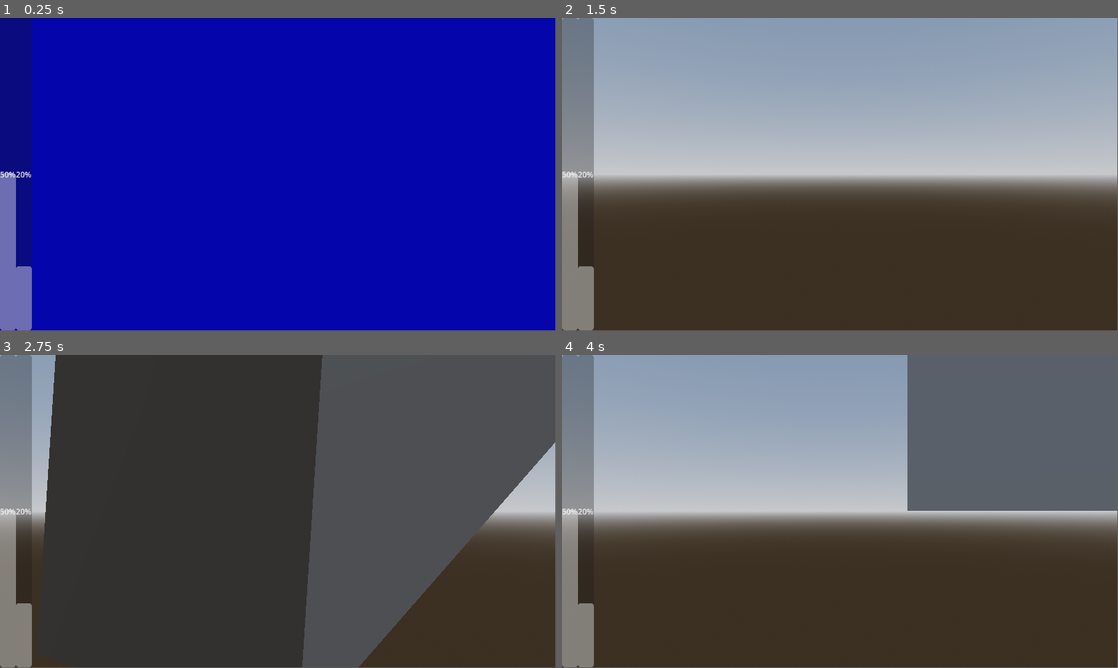
Above: before the commit, frames 1-4 (two rows, left to right).
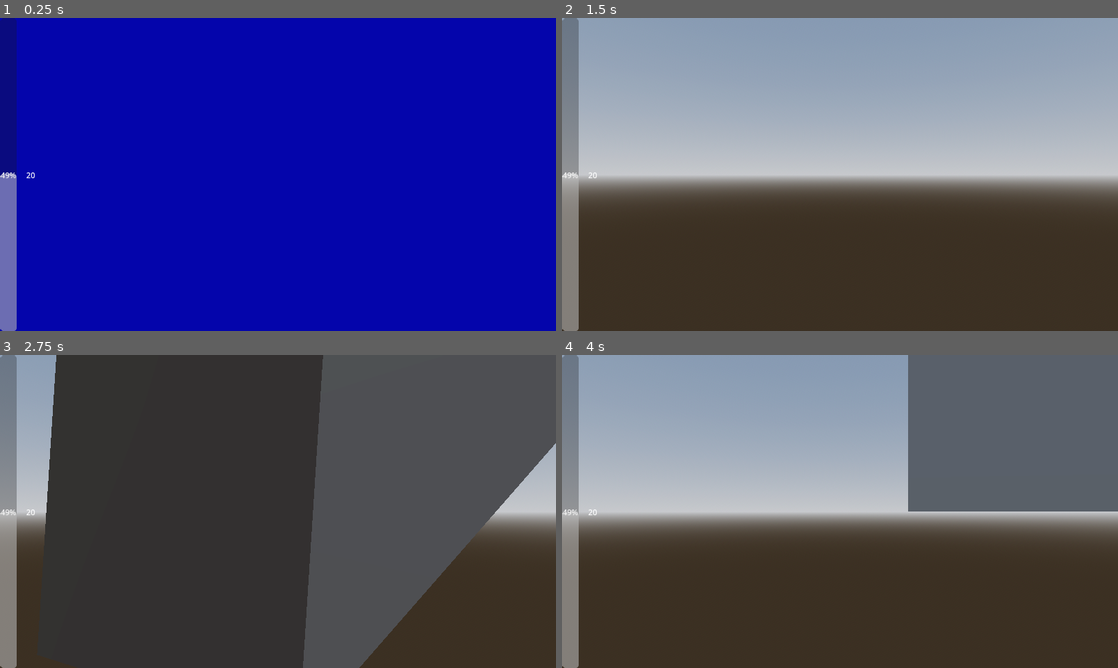
Above: after the commit, the same moments.

Repository: RyujinDraknir/GGJ-2024
Game: Godot game, scene res://scenes/main.tscn
Same seed, same stepped clock (60 frames per second), same inputs: the game is played once before the commit and once after it.
Inputs:
- Up to frame 1 (0.25 s): no input
- Up to frame 2 (1.5 s): tap Enter at 0.5 s; hold D (right) 0.53-1.28 s; tap V (bad, bound only after the commit) at 0.6 s; tap N (good, bound only after the commit) at 0.8, 1.35 s; tap Space at 1.25 s; hold S (down) from 1.28 s (still down)
- Up to frame 3 (2.75 s): tap B (neutral, bound only after the commit) at 1.55, 2.1 s; tap Enter at 2 s; release S (down) at 2.03 s; hold D (right) from 2.03 s (still down); tap V (bad, bound only after the commit) at 2.3 s
- Up to frame 4 (4 s): release D (right) at 2.78 s; hold W (up) 2.78-3.53 s; tap E (zoom) at 2.85 s; tap N (good, bound only after the commit) at 3.05 s; hold A (left) from 3.53 s (still down); tap V (bad, bound only after the commit) at 3.6 s; tap B (neutral, bound only after the commit) at 3.8 s
In our replay, the window is 799x449 before the commit and 800x450 after it. These sizes can differ from the game's own. Grey fills any space a smaller window leaves; there, only what the larger window draws over its background counts as a difference.

The runs differ from the first frame. In frame 1, 2.8% of the frame differs, in the area x 0-7%, y 0-100%; in frame 2, 2.2%; in frame 3, 2.6%; in frame 4, 2.4%.

Commit message:
add state component

Diff:
--- a/prefabScenes/legality_component.tscn
+++ b/prefabScenes/legality_component.tscn
@@ -4,3 +4,4 @@
 
 [node name="LegalityComponent" type="Node"]
 script = ExtResource("1_vtk73")
+tempvar = 100
--- a/prefabScenes/player.tscn
+++ b/prefabScenes/player.tscn
@@ -1,10 +1,11 @@
-[gd_scene load_steps=6 format=3 uid="uid://caabi8447msyu"]
+[gd_scene load_steps=7 format=3 uid="uid://caabi8447msyu"]
 
 [ext_resource type="Script" path="res://scripts/player.gd" id="1_qcp51"]
 [ext_resource type="PackedScene" uid="uid://bpgcs28uus8de" path="res://prefabScenes/player_hud.tscn" id="2_667rt"]
 [ext_resource type="PackedScene" uid="uid://biiyngiixbliu" path="res://prefabScenes/audiomate_component.tscn" id="3_8h2gm"]
 [ext_resource type="Script" path="res://scripts/player_hud.gd" id="3_dgj4a"]
 [ext_resource type="PackedScene" uid="uid://dhufb7areltba" path="res://prefabScenes/legality_component.tscn" id="3_k5xr4"]
+[ext_resource type="PackedScene" uid="uid://du251lp8qktqv" path="res://prefabScenes/state_component.tscn" id="4_ablc5"]
 
 [node name="Player" type="CharacterBody3D"]
 script = ExtResource("1_qcp51")
@@ -24,5 +25,7 @@
 [node name="AudiomateComponent" parent="." instance=ExtResource("3_8h2gm")]
 start_audiomate = 20.0
 
+[node name="StateComponent" parent="." instance=ExtResource("4_ablc5")]
+
 [node name="PlayerHUD" parent="." instance=ExtResource("2_667rt")]
 script = ExtResource("3_dgj4a")
--- a/prefabScenes/player_hud.tscn
+++ b/prefabScenes/player_hud.tscn
@@ -10,13 +10,23 @@
 
 [node name="LegalityProgressBar" type="ProgressBar" parent="."]
 layout_mode = 1
+anchors_preset = 4
+anchor_top = 0.5
+anchor_bottom = 0.5
+offset_top = -324.0
 offset_right = 33.0
-offset_bottom = 648.0
+offset_bottom = 324.0
+grow_vertical = 2
 fill_mode = 3
 
-[node name="AudiomateProgressBar" type="ProgressBar" parent="."]
+[node name="AudiomateLabel" type="Label" parent="."]
 layout_mode = 1
-offset_left = 33.0
-offset_right = 66.0
-offset_bottom = 648.0
-fill_mode = 3
+anchors_preset = 4
+anchor_top = 0.5
+anchor_bottom = 0.5
+offset_left = 53.0
+offset_top = -11.5
+offset_right = 93.0
+offset_bottom = 11.5
+grow_vertical = 2
+text = "NULL"
--- /dev/null
+++ b/prefabScenes/state_component.tscn
@@ -0,0 +1,6 @@
+[gd_scene load_steps=2 format=3 uid="uid://du251lp8qktqv"]
+
+[ext_resource type="Script" path="res://scripts/state_component.gd" id="1_juqkd"]
+
+[node name="StateComponent" type="Node"]
+script = ExtResource("1_juqkd")
--- a/project.godot
+++ b/project.godot
@@ -14,6 +14,11 @@
 run/main_scene="res://scenes/main.tscn"
 config/features=PackedStringArray("4.2", "Forward Plus")
 config/icon="res://icon.svg"
+
+[display]
+
+window/stretch/mode="viewport"
+window/stretch/aspect="expand"
 
 [input]
 
@@ -56,3 +61,18 @@
 "events": [Object(InputEventKey,"resource_local_to_scene":false,"resource_name":"","device":-1,"window_id":0,"alt_press …(183 unchanged characters)…
 ]
 }
+bad={
+"deadzone": 0.5,
+"events": [Object(InputEventKey,"resource_local_to_scene":false,"resource_name":"","device":-1,"window_id":0,"alt_pressed":false,"shift_pressed":false,"ctrl_pressed":false,"meta_pressed":false,"pressed":false,"keycode":0,"physical_keycode":86,"key_label":0,"unicode":118,"echo":false,"script":null)
+]
+}
+neutral={
+"deadzone": 0.5,
+"events": [Object(InputEventKey,"resource_local_to_scene":false,"resource_name":"","device":-1,"window_id":0,"alt_pressed":false,"shift_pressed":false,"ctrl_pressed":false,"meta_pressed":false,"pressed":false,"keycode":0,"physical_keycode":66,"key_label":0,"unicode":98,"echo":false,"script":null)
+]
+}
+good={
+"deadzone": 0.5,
+"events": [Object(InputEventKey,"resource_local_to_scene":false,"resource_name":"","device":-1,"window_id":0,"alt_pressed":false,"shift_pressed":false,"ctrl_pressed":false,"meta_pressed":false,"pressed":false,"keycode":0,"physical_keycode":78,"key_label":0,"unicode":110,"echo":false,"script":null)
+]
+}
--- a/scripts/audiomate_component.gd
+++ b/scripts/audiomate_component.gd
@@ -1,10 +1,9 @@
 extends Node
 class_name AudiomateComponent
 
-signal legality_changed(current_value, max_value)
-signal lose()
+signal audiomate_changed(current_value, max_audiomate)
 
-@export var max_audiomate : float = 100
+@export var max_audiomate : float = 8000000000
 @export var start_audiomate : float = 10
 var current_audiomate : float
 
--- a/scripts/legality_component.gd
+++ b/scripts/legality_component.gd
@@ -3,6 +3,9 @@
 
 signal legality_changed(current_value, max_value)
 signal lose()
+
+@onready var state_component = $"../StateComponent"
+@onready var audiomate_component = $"../AudiomateComponent"
 
 @export var max_legality : float = 100
 @export var start_legality : float = 10
@@ -27,5 +30,15 @@
 		on_lose()
 	emit_signal("legality_changed", current_legality, max_legality)
 
+
+@export var tempvar = 1
+func _process(delta):
+	if state_component.bad:
+		subtract((delta*2)*(audiomate_component.current_audiomate)/tempvar)
+	elif state_component.neutral:
+		subtract((delta*0.5)*(audiomate_component.current_audiomate)/tempvar)
+	elif state_component.good:
+		add((delta*0.5)*(audiomate_component.current_audiomate)/tempvar)
+
 func on_lose():
 	print("you lost")
--- a/scripts/player.gd
+++ b/scripts/player.gd
@@ -5,8 +5,8 @@
 
 @onready var raycast = $Pivot/Camera3D/RayCast3D
 
-@onready var legality_component = $LegalityComponent
-
+@onready var audiomate_component = $AudiomateComponent
+@onready var state_component = $StateComponent
 
 const SENS_SPEED = 3.0
 const ZOOM_SENS_SPEED = 2.0
@@ -29,9 +29,18 @@
 		zoom = !zoom
 
 	if Input.is_action_just_pressed("add"):
-		legality_component.add(10)
+		audiomate_component.add(10)
 	if Input.is_action_just_pressed("subtract"):
-		legality_component.subtract(10)
+		audiomate_component.subtract(10)
+
+
+	if Input.is_action_just_pressed("bad"):
+		state_component.state_is_bad()
+	if Input.is_action_just_pressed("neutral"):
+		state_component.state_is_neutral()
+	if Input.is_action_just_pressed("good"):
+		state_component.state_is_good()
+
 	var canRotate = round(rad_to_deg(targetRotation.y)) == round(pivot.rotation_degrees.y)
 	if canRotate && Input.is_action_just_pressed("left"):
 		targetRotation = pivot.rotation
--- a/scripts/player_hud.gd
+++ b/scripts/player_hud.gd
@@ -1,7 +1,8 @@
 extends Control
 
 @onready var legality_bar = $LegalityProgressBar
-@onready var audiomate_bar = $AudiomateProgressBar
+
+@onready var audiomate_label = $AudiomateLabel
 
 @onready var legality_component = $"../LegalityComponent"
 @onready var audiomate_component = $"../AudiomateComponent"
@@ -11,14 +12,12 @@
 	legality_bar.value = legality_component.current_legality
 	legality_component.legality_changed.connect(_on_legality_component_legality_changed)
 
-	audiomate_bar.max_value = audiomate_component.max_audiomate
-	audiomate_bar.value = audiomate_component.current_audiomate
-	audiomate_component.legality_changed.connect(_on_audiomate_component_audiomate_component)
+	audiomate_label.text = str(audiomate_component.current_audiomate)
+	audiomate_component.audiomate_changed.connect(_on_audiomate_component_audiomate_component)
 
 func _on_legality_component_legality_changed(new_legality, max_legality):
 	legality_bar.max_value = max_legality
 	legality_bar.value = new_legality
 
 func _on_audiomate_component_audiomate_component(new_audiomate, max_audiomate):
-	audiomate_bar.max_value = max_audiomate
-	audiomate_bar.value = new_audiomate
+	audiomate_label.text = str(new_audiomate)
--- /dev/null
+++ b/scripts/state_component.gd
@@ -0,0 +1,25 @@
+extends Node
+
+var bad : bool
+var neutral : bool
+var good : bool
+
+func _ready():
+	bad = false
+	neutral = true
+	good = false
+
+func state_is_bad():
+	bad = true
+	neutral = false
+	good = false
+
+func state_is_neutral():
+	bad = false
+	neutral = true
+	good = false
+
+func state_is_good():
+	bad = false
+	neutral = false
+	good = true
